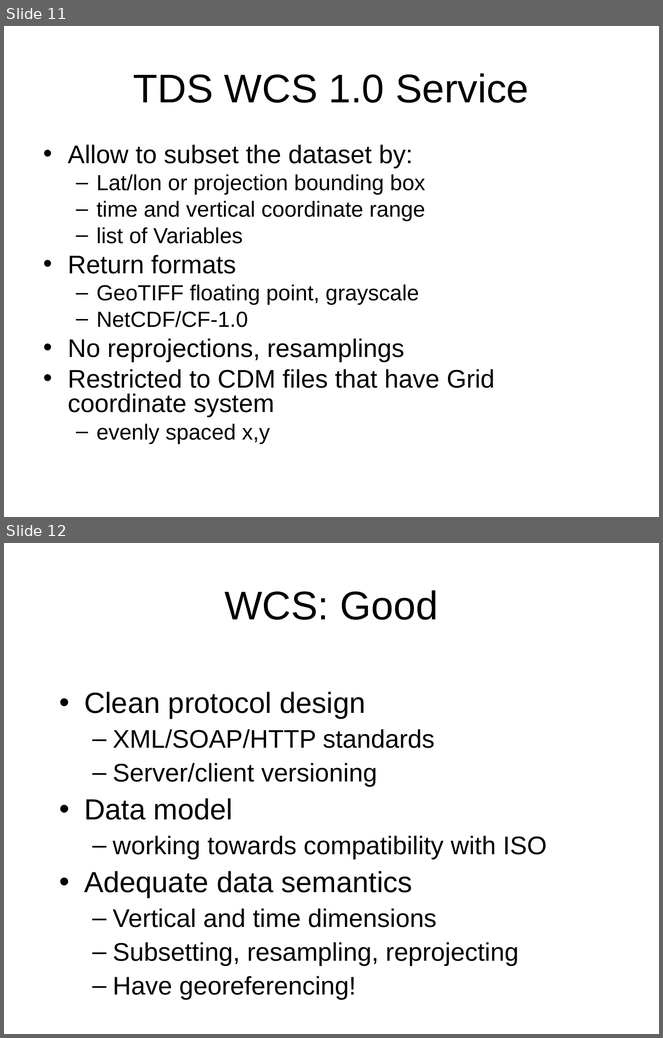
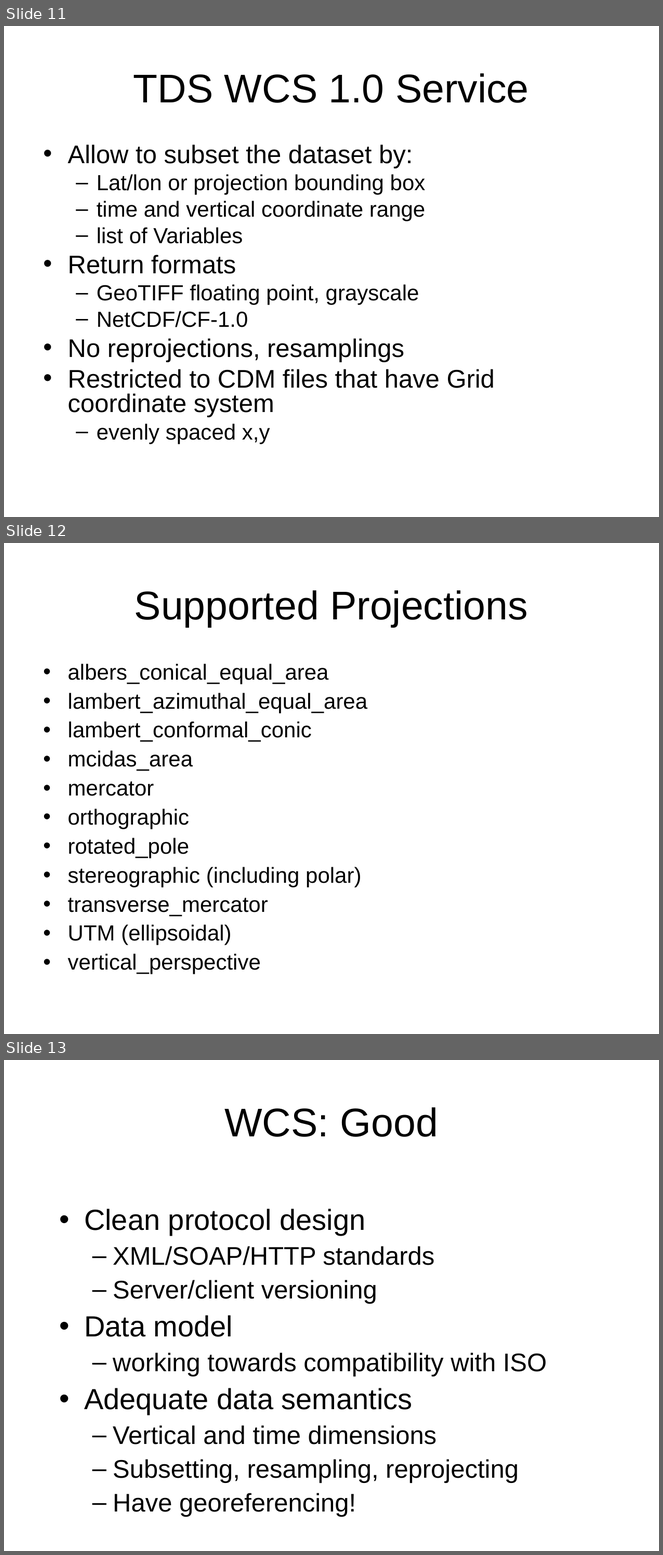
Before and after one commit to ooici-eoi/THREDDS, a slide deck: docs/web/thredds/tech/tutorial/TDS Data Services.ppt. Shown one above the other, each under a label of ours: slides 11 and 12 before the commit, slides 11, 12 and 13 after it. The pictures are 663x1038 and 663x1555 pixels, drawn with LibreOffice and Linux fonts; fonts in the diff are those of the drawing; background and template pictures are left out. Boxes give left, top, right and bottom in pixels: in the first picture for what was removed or moved away, otherwise in the second. Text is boxed around its words. In the diff, an @@ line names an element or a change of style, - is before the commit and + after.

```diff
--- a/docs/web/thredds/tech/tutorial/TDS Data Services.ppt
+++ b/docs/web/thredds/tech/tutorial/TDS Data Services.ppt
@@ slide 12 added at [4,543,659,1034], background picture (left out) @@
@@ title added at [135,590,528,627], 44 pt, text #000000 @@
+Supported Projections
@@ text added at [68,664,368,975], 24 pt, text #000000 @@
+• albers_conical_equal_area
+• lambert_azimuthal_equal_area
+• lambert_conformal_conic
+• mcidas_area
+• mercator
+• orthographic
+• rotated_pole
+• stereographic (including polar)
+• transverse_mercator
+• UTM (ellipsoidal)
+• vertical_perspective
@@ what was slide 12 is now slide 13 @@
```
Also in this commit, not shown: 1 slide changed, 2 other files.
